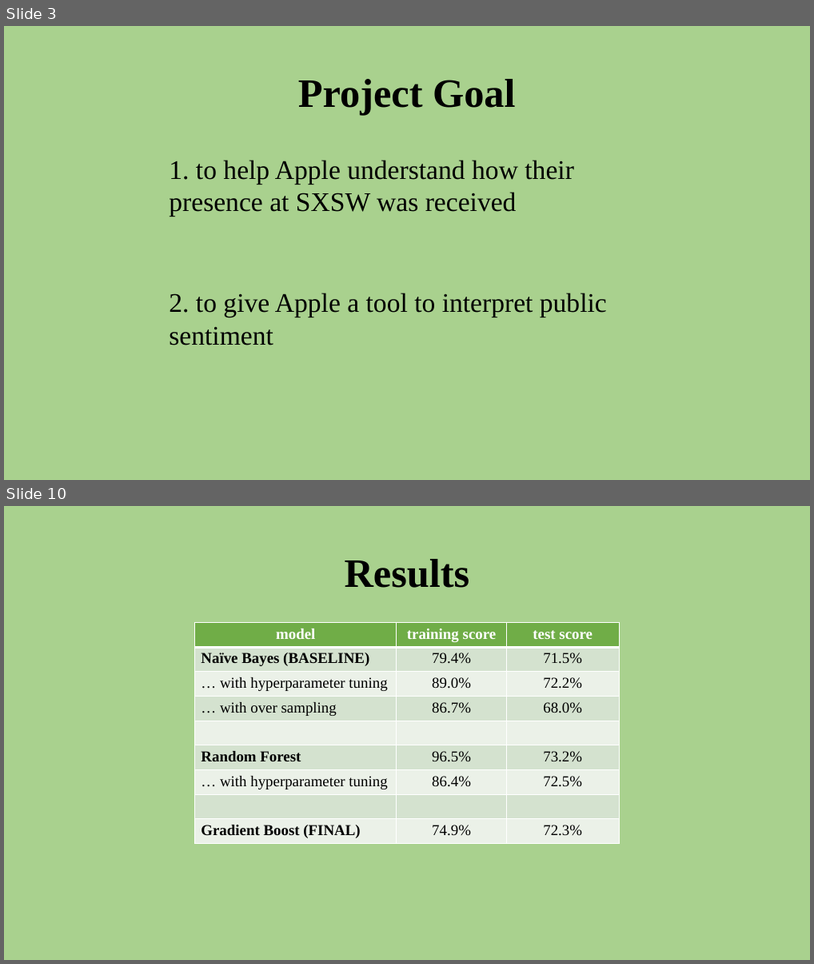
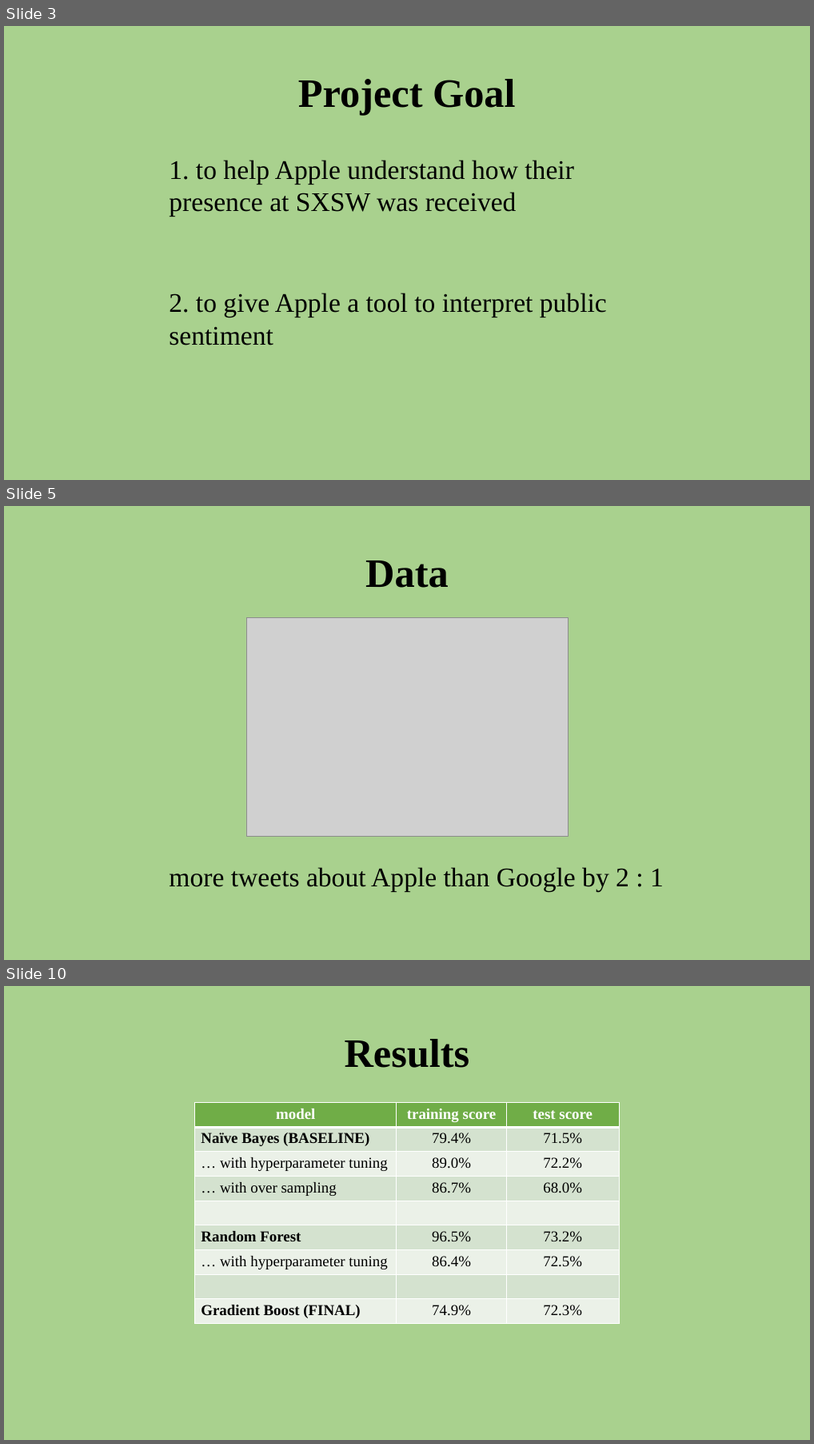
Before and after one commit to aarongalbraith/flatiron-phase4-project, a slide deck: presentation.pptx. Shown one above the other, each under a label of ours: slides 3 and 10 before the commit, slides 3, 5 and 10 after it; the slides between them are not shown. The pictures are 814x964 and 814x1444 pixels, drawn with LibreOffice and Linux fonts; fonts in the diff are those of the drawing; grey boxes stand for pictures. Boxes give left, top, right and bottom in pixels: in the first picture for what was removed or moved away, otherwise in the second. Text is boxed around its words. In the diff, an @@ line names an element or a change of style, - is before the commit and + after.

```diff
--- a/presentation.pptx
+++ b/presentation.pptx
@@ slide 5 added at <box>4,506,810,960</box>, background #A9D18E @@
@@ title added at <box>366,560,449,588</box>, 48 pt, text #000000, bold @@
+Data
@@ picture added at <box>246,618,569,836</box> @@
@@ text added at <box>169,867,664,892</box>, 32 pt, text #000000 @@
+more tweets about Apple than Google by 2 : 1
```
Also in this commit, not shown: 4 slides changed, 1 other slide added, 2 slides removed, 1 other file.
